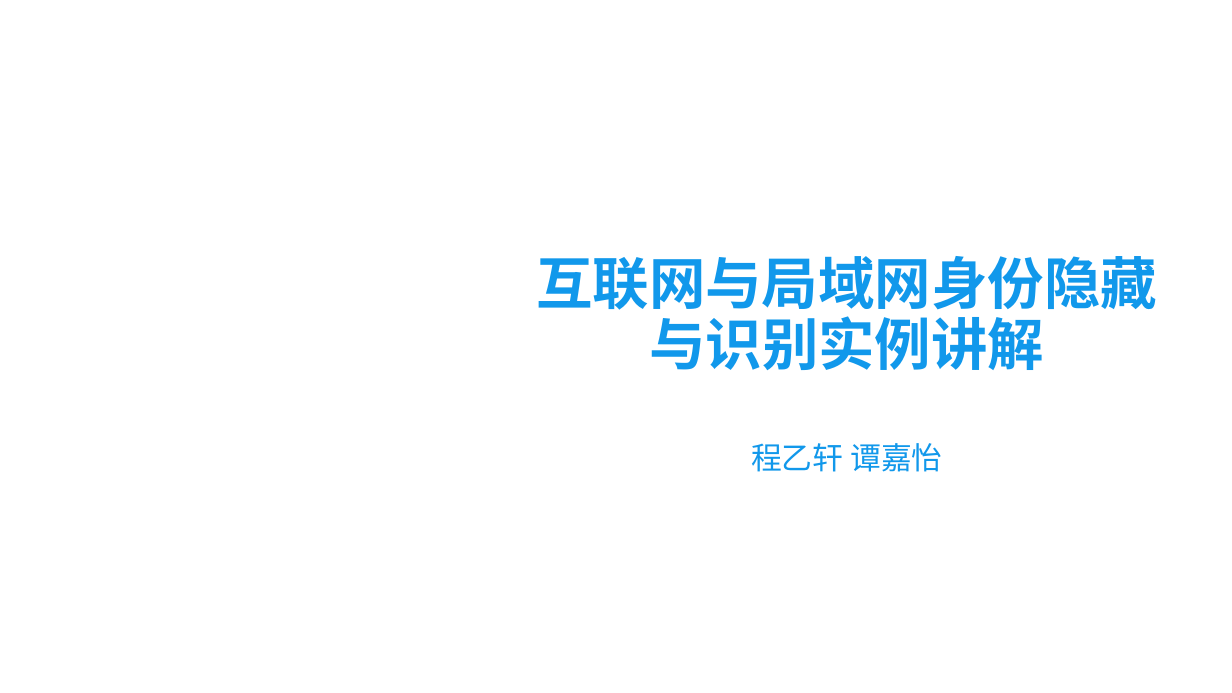
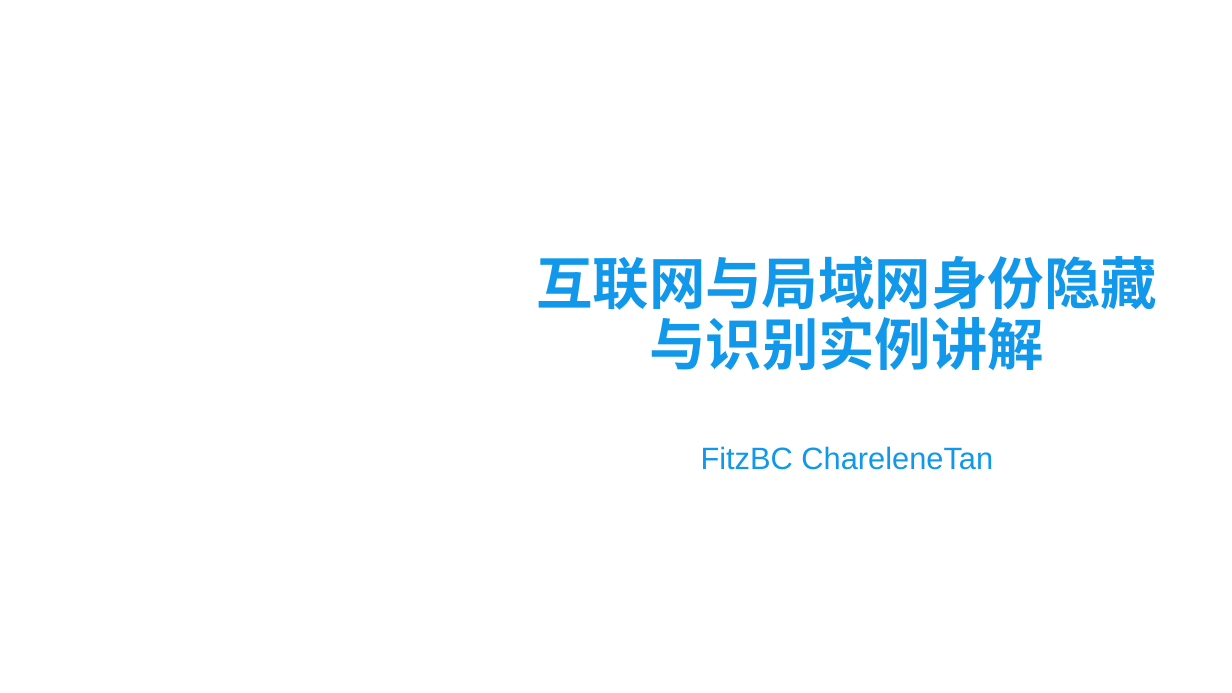
Before and after one commit to CUCCS/ns, a slide deck: slide 1 of 2016-2/TJY_CYX/FlippedClassroom/身份隐藏PPT.pptx. Drawn at 1232x693 pixels with LibreOffice and Linux fonts; fonts in the diff are those of the drawing; background and template pictures are left out. Boxes give left, top, right and bottom in pixels: in the first picture for what was removed or moved away, otherwise in the second. Text is boxed around its words. In the diff, an @@ line names an element or a change of style, - is before the commit and + after.

Commit message:
更新演示PPT

```diff
--- a/2016-2/TJY_CYX/FlippedClassroom/身份隐藏PPT.pptx
+++ b/2016-2/TJY_CYX/FlippedClassroom/身份隐藏PPT.pptx
@@ subtitle at (701, 446, 993, 470): text changed @@
-程乙轩 谭嘉怡
+FitzBC ChareleneTan
```
